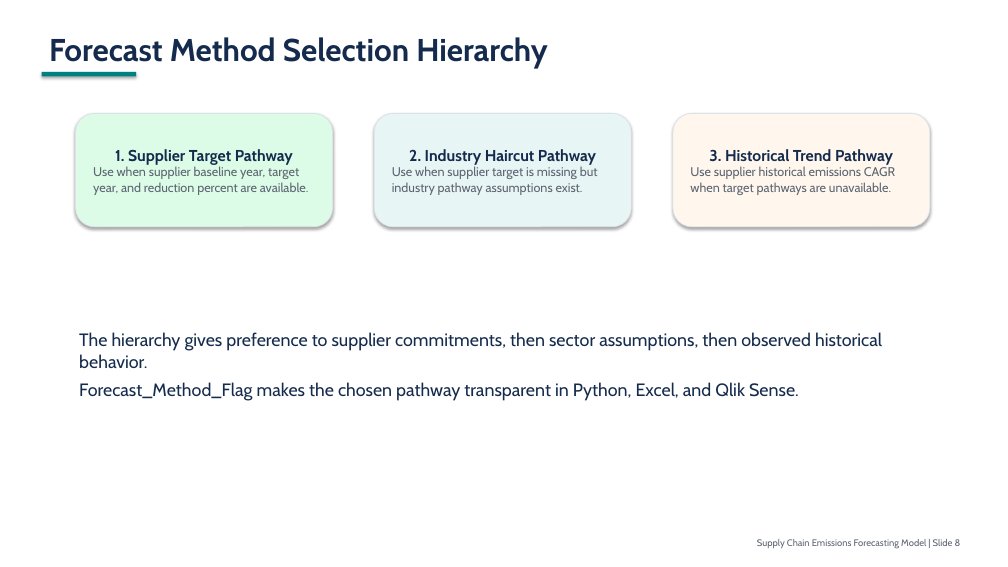
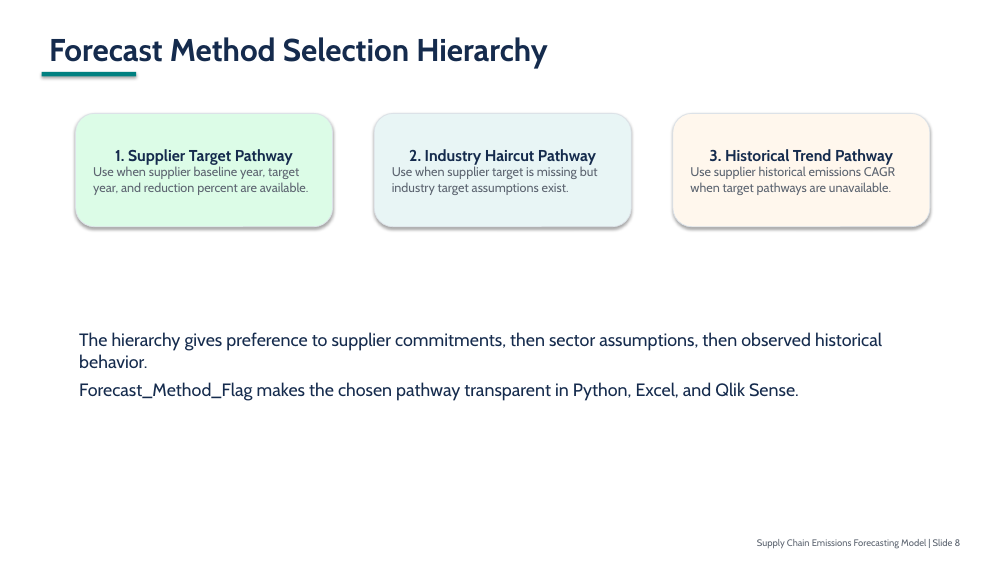
Before and after one commit to rojaraod/FORECAST, a slide deck: slide 8 of docs/supply_chain_emissions_forecasting_20_slide_deck.pptx. Drawn at 1008x567 pixels with LibreOffice and Linux fonts; fonts in the diff are those of the drawing. Boxes give left, top, right and bottom in pixels: in the first picture for what was removed or moved away, otherwise in the second. Text is boxed around its words. In the diff, an @@ line names an element or a change of style, - is before the commit and + after.

```diff
--- a/docs/supply_chain_emissions_forecasting_20_slide_deck.pptx
+++ b/docs/supply_chain_emissions_forecasting_20_slide_deck.pptx
@@ text in rounded rectangle at (392, 166, 598, 195): text changed @@
-Use when supplier target is missing but industry pathway assumptions exist.
+Use when supplier target is missing but industry target assumptions exist.
```
Also in this commit, not shown: 13 other slides changed, 10 other files.
